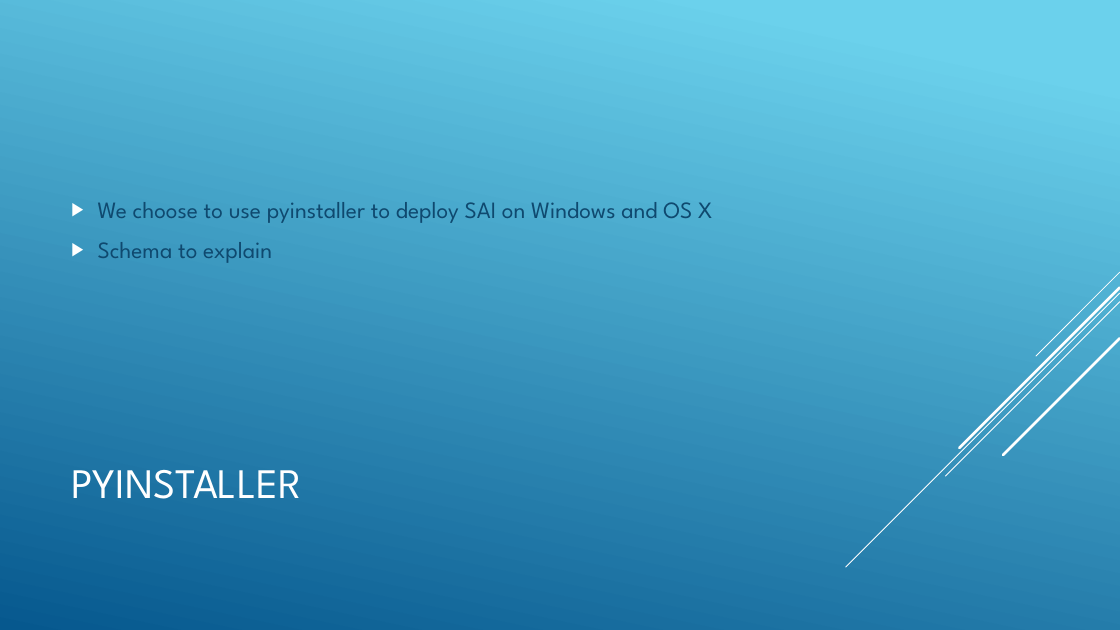
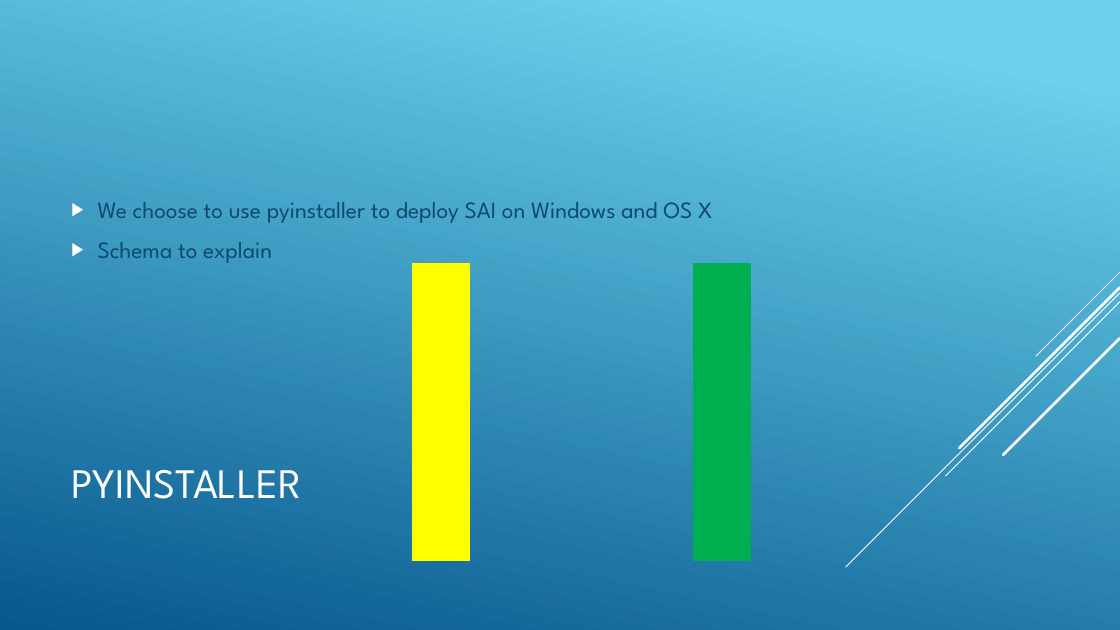
Before and after one commit to jnguyen1192/SIA, a slide deck: slide 13 of SAI_presentation.pptx. Drawn at 1120x630 pixels with LibreOffice and Linux fonts; fonts in the diff are those of the drawing. Boxes give left, top, right and bottom in pixels: in the first picture for what was removed or moved away, otherwise in the second. Text is boxed around its words. In the diff, an @@ line names an element or a change of style, - is before the commit and + after.

```diff
--- a/SAI_presentation.pptx
+++ b/SAI_presentation.pptx
@@ rectangle added at [413, 264, 470, 561], fill #FFFF00, outline #FFFF00 1.25 pt @@
@@ rectangle added at [694, 264, 751, 561], fill #00B050, outline #00B050 1.25 pt @@
```
Also in this commit, not shown: 1 other slide changed.
